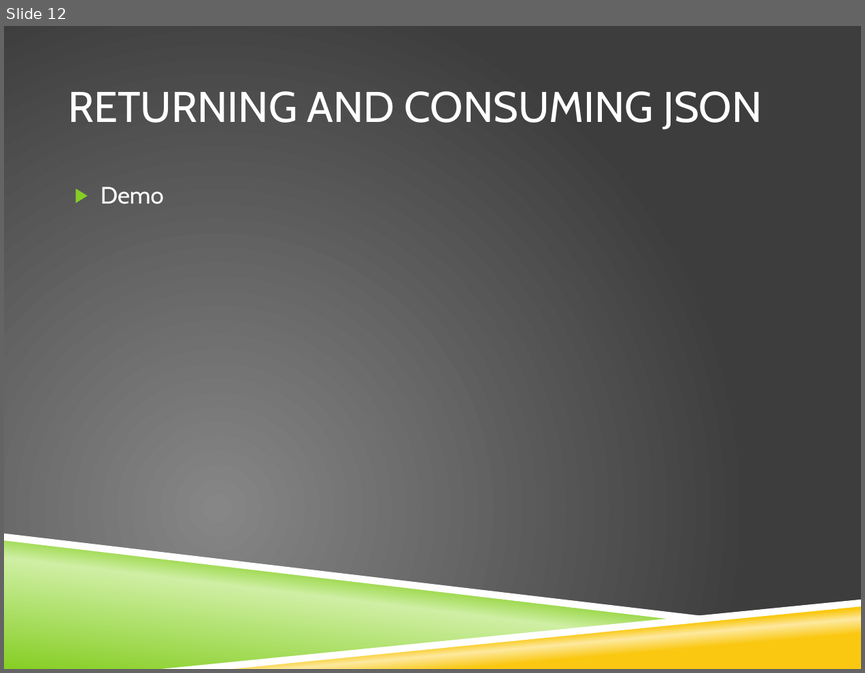
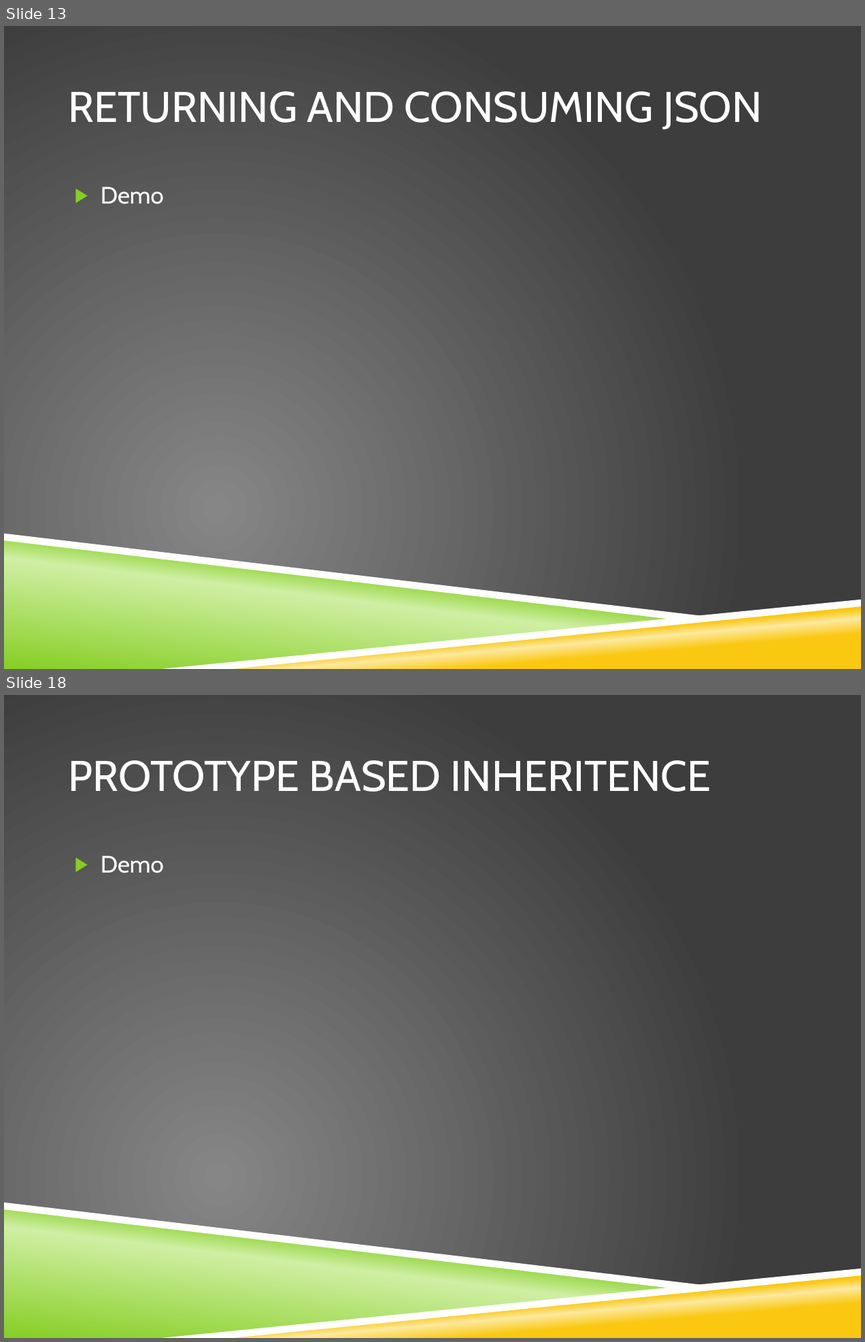
Before and after one commit to stimms/SinglePageApplications, a slide deck: Building Single page applications.pptx. Shown one above the other, each under a label of ours: slide 12 before the commit, slides 13 and 18 after it; the slides between them are not shown. The pictures are 865x673 and 865x1342 pixels, drawn with LibreOffice and Linux fonts; fonts in the diff are those of the drawing; background and template pictures are left out. Boxes give left, top, right and bottom in pixels: in the first picture for what was removed or moved away, otherwise in the second. Text is boxed around its words. In the diff, an @@ line names an element or a change of style, - is before the commit and + after.

```diff
--- a/Building Single page applications.pptx
+++ b/Building Single page applications.pptx
@@ slide 18 added at box(4, 695, 861, 1338), background picture (left out); not listed: 4 template elements that a slide beside it also shows @@
@@ title added at box(68, 760, 711, 792), 36 pt, text #FFFFFF @@
+PROTOTYPE BASED INHERITENCE
@@ text added at box(101, 855, 164, 873), 20 pt, text #FFFFFF @@
+▶ Demo
@@ what was slide 12 is now slide 13 @@
```
Also in this commit, not shown: 1 slide changed, 5 other slides added, 1 slide removed.
